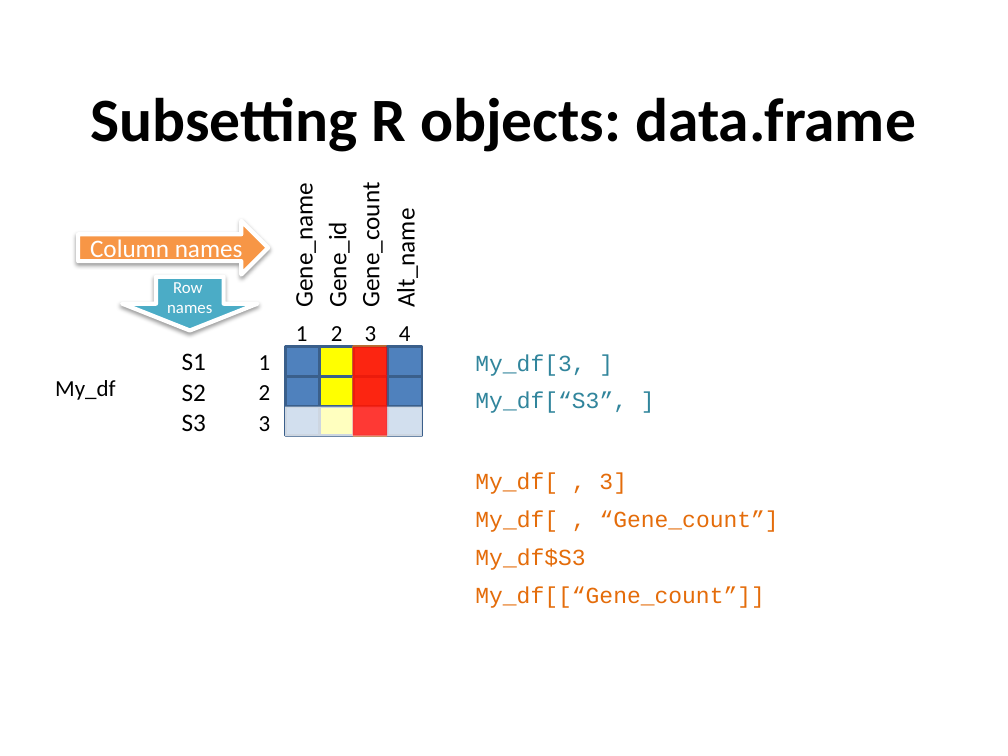
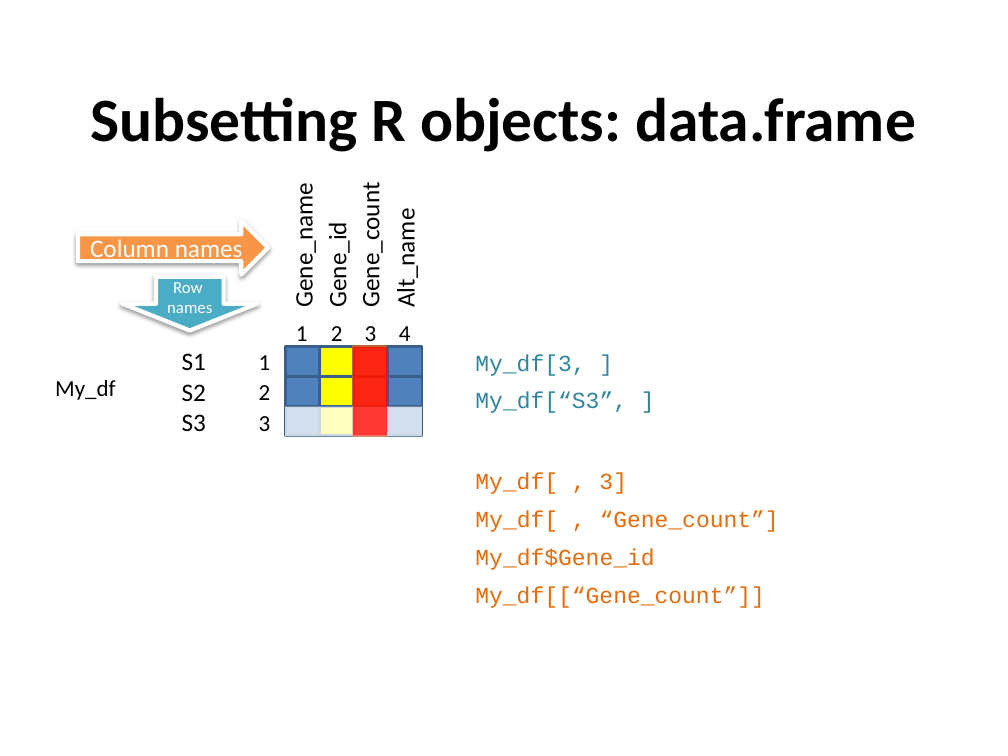
Before and after one commit to sraorao/MSD_R_course_HT2022, a slide deck: slide 16 of powerpoint/Session1.pptx. Drawn at 1008x756 pixels with LibreOffice and Linux fonts; fonts in the diff are those of the drawing. Boxes give left, top, right and bottom in pixels: in the first picture for what was removed or moved away, otherwise in the second. Text is boxed around its words. In the diff, an @@ line names an element or a change of style, - is before the commit and + after.

Commit message:
fix error

```diff
--- a/powerpoint/Session1.pptx
+++ b/powerpoint/Session1.pptx
@@ text at box(475, 548, 654, 570): text changed @@
-My_df$S3
+My_df$Gene_id
```
